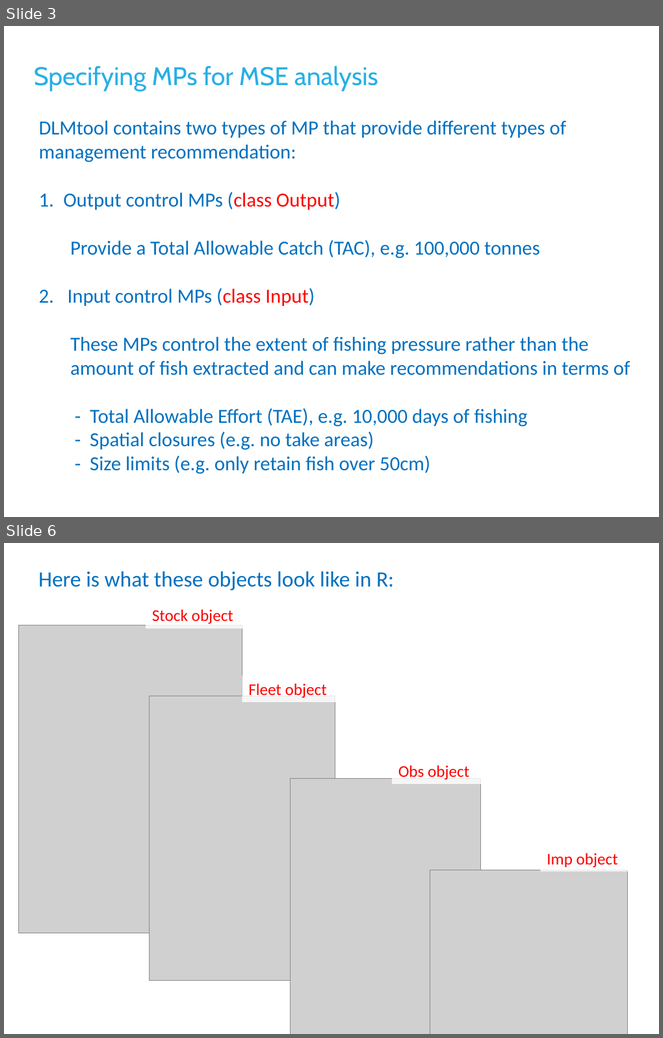
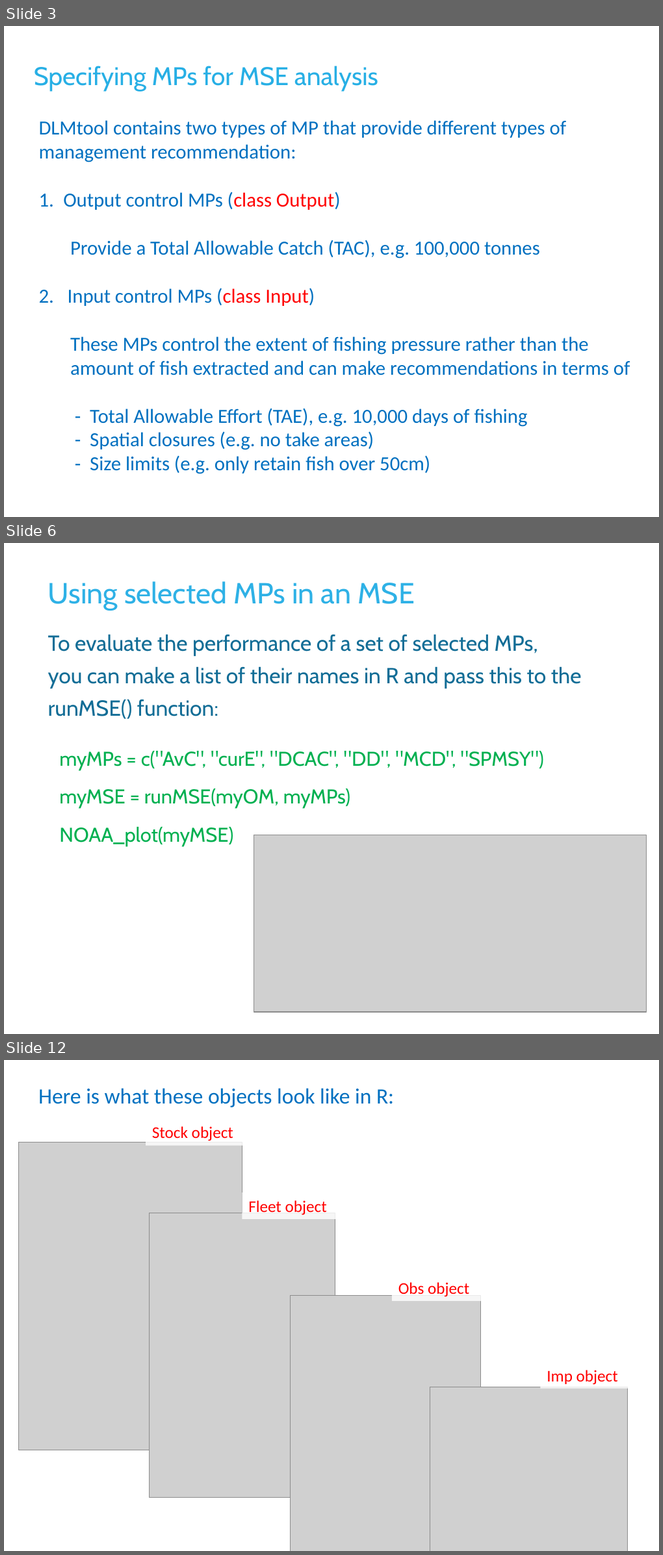
Before and after one commit to DLMtool/DLMDev, a slide deck: Disused code/Misc/Lectures/3 Customizing DLMtool/L3b Specifying MPs and other MSE outputs.pptx. Shown one above the other, each under a label of ours: slides 3 and 6 before the commit, slides 3, 6 and 12 after it; the slides between them are not shown. The pictures are 663x1038 and 663x1555 pixels, drawn with LibreOffice and Linux fonts; fonts in the diff are those of the drawing; grey boxes stand for pictures; background and template pictures are left out. Boxes give left, top, right and bottom in pixels: in the first picture for what was removed or moved away, otherwise in the second. Text is boxed around its words. In the diff, an @@ line names an element or a change of style, - is before the commit and + after.

```diff
--- a/Disused code/Misc/Lectures/3 Customizing DLMtool/L3b Specifying MPs and other MSE outputs.pptx
+++ b/Disused code/Misc/Lectures/3 Customizing DLMtool/L3b Specifying MPs and other MSE outputs.pptx
@@ slide 6 added at <box>4,543,659,1034</box>, background #FFFFFF @@
@@ title added at <box>48,581,415,610</box>, 32 pt, text #2EB1E6 @@
+Using selected MPs in an MSE
@@ text added at <box>48,634,582,689</box>, 24 pt, text #126D96 @@
+To evaluate the performance of a set of selected MPs,
+you can make a list of their names in R and pass this to the
+runMSE() function:
@@ text added at <box>59,751,544,846</box>, 22 pt, text #00B050 @@
+myMPs = c("AvC", "curE", "DCAC", "DD", "MCD", "SPMSY")
+myMSE = runMSE(myOM, myMPs)
+NOAA_plot(myMSE)
@@ picture added at <box>254,835,646,1012</box> @@
@@ what was slide 6 is now slide 12 @@
```
Also in this commit, not shown: 1 slide changed, 5 other slides added, 3 other files.
